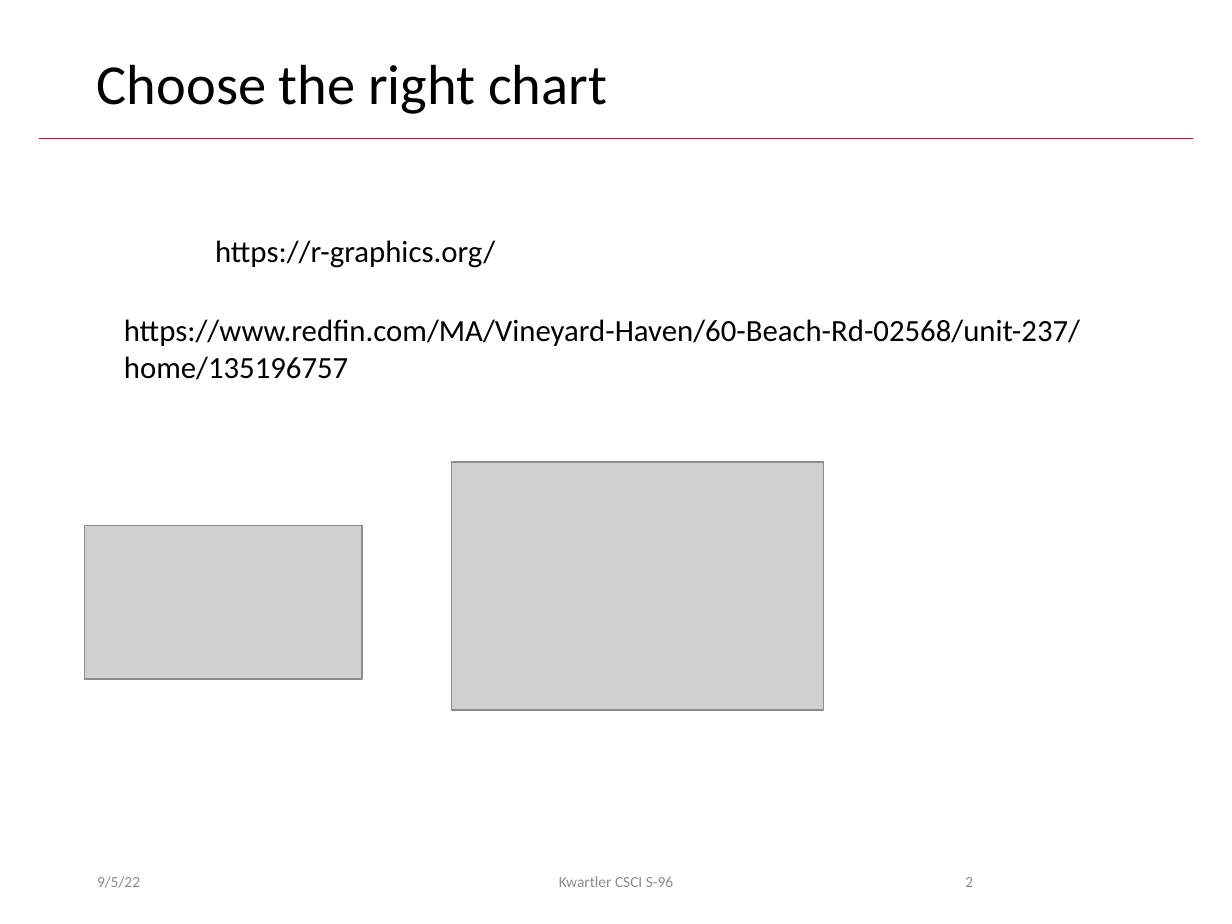
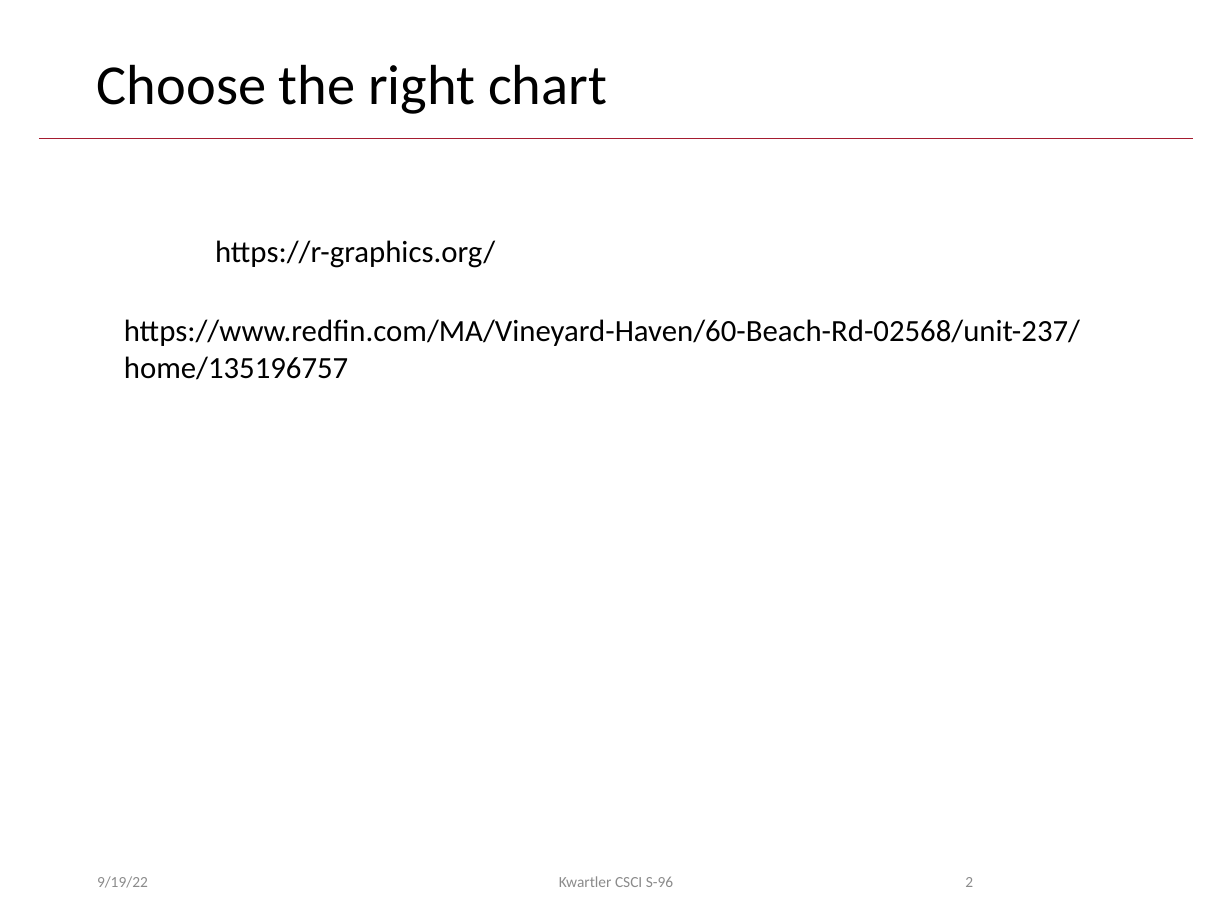
Before and after one commit to kwartler/Harvard_DataMining_Business_Student, a slide deck: slide 2 of Lessons/C_R_practice_Viz_MoreEDA/B_Viz_basics.pptx. Drawn at 1232x924 pixels with LibreOffice and Linux fonts; fonts in the diff are those of the drawing; grey boxes stand for pictures; background and template pictures are left out. Boxes give left, top, right and bottom in pixels: in the first picture for what was removed or moved away, otherwise in the second. Text is boxed around its words. In the diff, an @@ line names an element or a change of style, - is before the commit and + after.

```diff
--- a/Lessons/C_R_practice_Viz_MoreEDA/B_Viz_basics.pptx
+++ b/Lessons/C_R_practice_Viz_MoreEDA/B_Viz_basics.pptx
@@ picture removed at bbox=[451, 462, 823, 710] @@
@@ picture removed at bbox=[85, 526, 362, 680] @@
@@ text at bbox=[97, 876, 148, 888]: text changed @@
-9/5/22
+9/19/22
```
Also in this commit, not shown: 6 other slides changed, 1 slide added, 2 other files.
